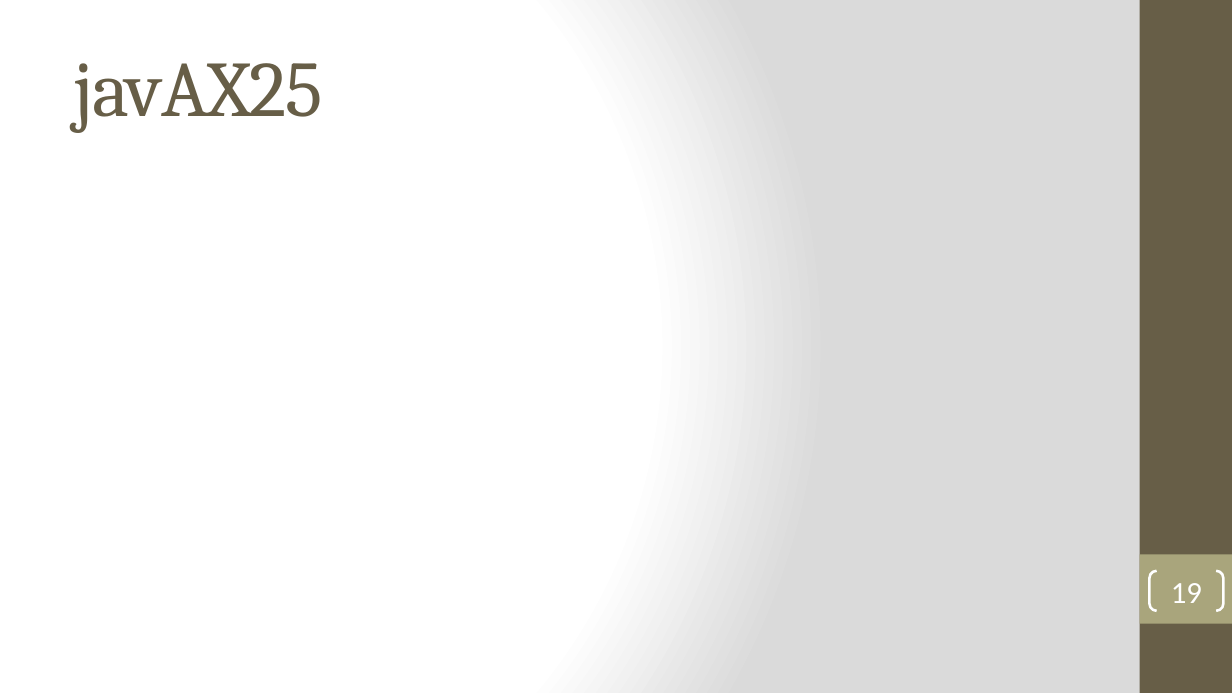
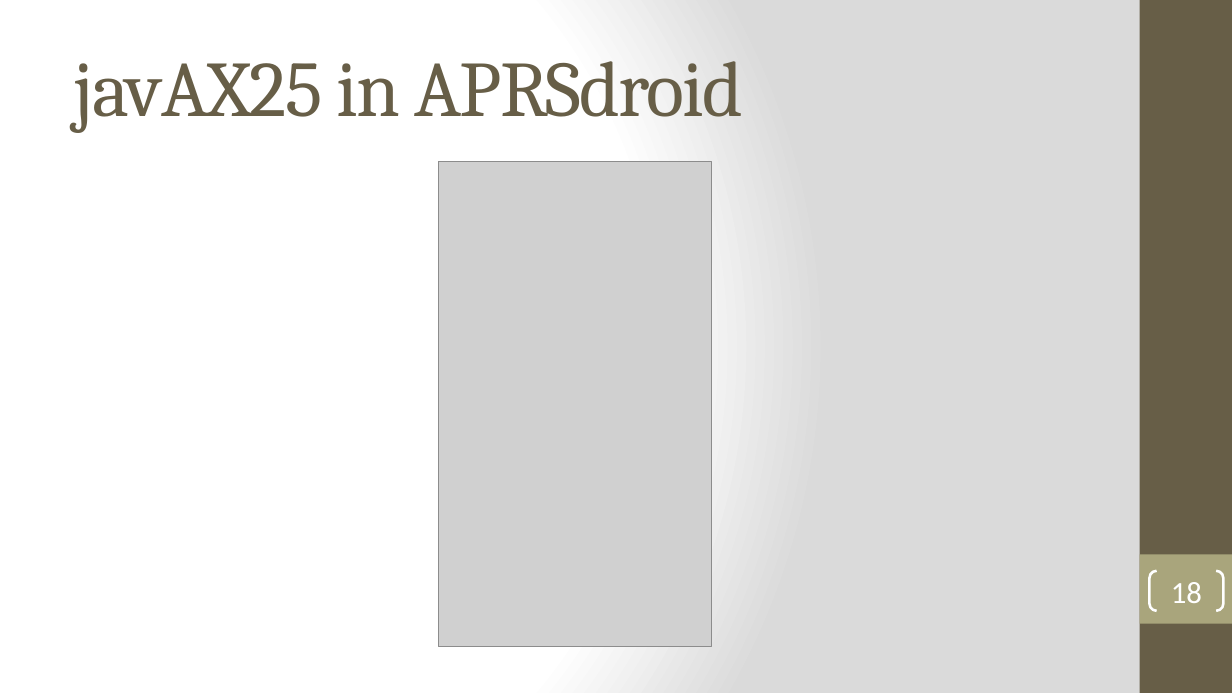
Before and after one commit to robbieford/RRXThesis, a slide deck: slide 18 of Thesis Defense.pptx (slide 19 before the commit). Drawn at 1232x693 pixels with LibreOffice and Linux fonts; fonts in the diff are those of the drawing; grey boxes stand for pictures. Boxes give left, top, right and bottom in pixels: in the first picture for what was removed or moved away, otherwise in the second. Text is boxed around its words. In the diff, an @@ line names an element or a change of style, - is before the commit and + after.

```diff
--- a/Thesis Defense.pptx
+++ b/Thesis Defense.pptx
@@ title at [74,61,743,133]: text changed @@
-javAX25
+javAX25 in APRSdroid
@@ picture added at [439,161,711,647] @@
@@ page number at [1171,582,1202,603]: text changed @@
-19
+18
```
Also in this commit, not shown: 11 other slides changed, 1 slide added, 2 slides removed, 2 other files.
